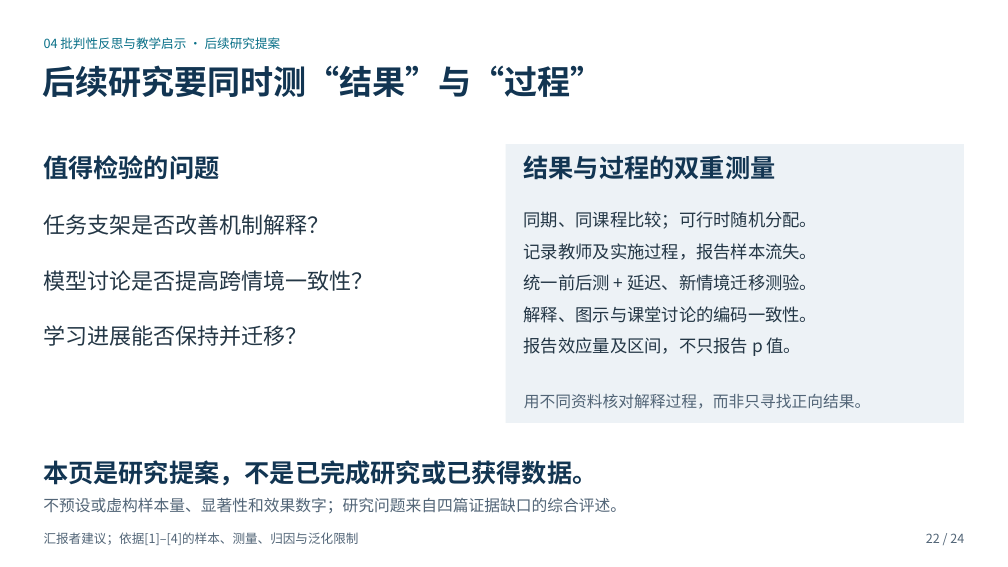
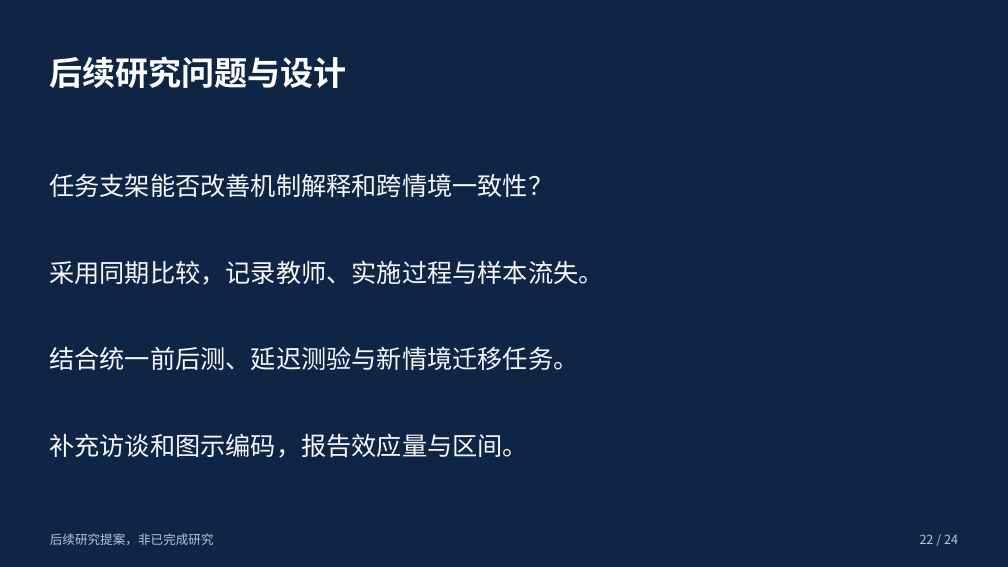
Before and after one commit to c1742/ppt-master, a slide deck: slide 22 of outputs/基础物理专题研究_四篇文献精读汇报.pptx. Drawn at 1008x567 pixels with LibreOffice and Linux fonts; fonts in the diff are those of the drawing. Boxes give left, top, right and bottom in pixels: in the first picture for what was removed or moved away, otherwise in the second. Text is boxed around its words. In the diff, an @@ line names an element or a change of style, - is before the commit and + after.

```diff
--- a/outputs/基础物理专题研究_四篇文献精读汇报.pptx
+++ b/outputs/基础物理专题研究_四篇文献精读汇报.pptx
@@ background #FFFFFF to #0E2546 @@
@@ text at (49,56,346,88): text changed; size 12 to 31.5 pt; text colour #076F87 to #FFFFFF; bold on @@
-04 批判性反思与教学启示 · 后续研究提案
+后续研究问题与设计
@@ text removed at (43,65,604,97) @@
-后续研究要同时测“结果”与“过程”
@@ text removed at (43,155,219,180) @@
-值得检验的问题
@@ text at (49,174,553,197): text changed; size 21 to 24 pt; text colour #243746 to #F5F7FB @@
-任务支架是否改善机制解释？
-模型讨论是否提高跨情境一致性？
-学习进展能否保持并迁移？
+任务支架能否改善机制解释和跨情境一致性？
@@ text added at (49,260,603,285), 24 pt, text #F5F7FB @@
+采用同期比较，记录教师、实施过程与样本流失。
@@ text added at (49,346,578,370), 24 pt, text #F5F7FB @@
+结合统一前后测、延迟测验与新情境迁移任务。
@@ group removed at (506,144,964,423): 3 texts, 1 rectangle @@
-结果与过程的双重测量
-同期、同课程比较；可行时随机分配。
-记录教师及实施过程，报告样本流失。
-统一前后测 + 延迟、新情境迁移测验。
-解释、图示与课堂讨论的编码一致性。
-报告效应量及区间，不只报告 p 值。
-用不同资料核对解释过程，而非只寻找正向结果。
@@ text added at (49,433,528,458), 24 pt, text #F5F7FB @@
+补充访谈和图示编码，报告效应量与区间。
@@ text removed at (43,460,597,486) @@
-本页是研究提案，不是已完成研究或已获得数据。
@@ text removed at (43,498,626,514) @@
-不预设或虚构样本量、显著性和效果数字；研究问题来自四篇证据缺口的综合评述。
@@ text removed at (44,532,359,545) @@
-汇报者建议；依据[1]–[4]的样本、测量、归因与泛化限制
@@ text added at (50,533,214,545), 12 pt, text #BAC7DB @@
+后续研究提案，非已完成研究
@@ text "22 / 24" at (920,534,958,544): text colour #526577 to #BAC7DB @@
```
Also in this commit, not shown: 18 other slides changed, 5 slides added, 5 slides removed, 2 other files.
